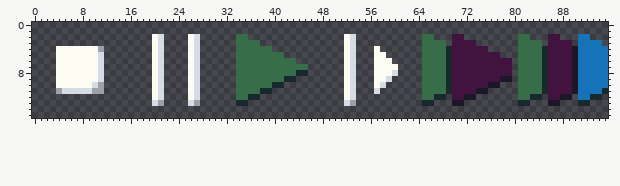
One commit to this pixel-art file: Assets/Art/Icons.aseprite. This is how it looked before the edit.
96x16 pixels, 1 frame.
The result:
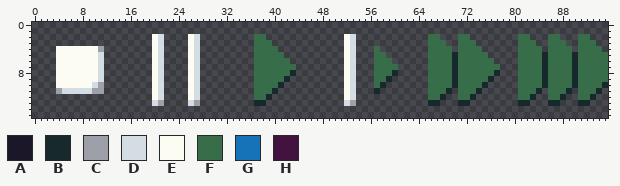
Palette (. is transparent): A #1b1729  B #18292e  C #9da0a8  D #d5dde4  E #fcfcf2  F #376e49  G #1773b8  H #42133f
Log entry: fix: button colors
Diff:
y 2: x 34..35 FF -> ..; x 37..38 .. -> FF; x 65 F -> .; x 67 . -> F; x 70..72 HH. -> .FF; x 86..87 HH -> FF; x 91..92 GG -> FF
y 3: x 34..36 FFF -> ...; x 38..39 .. -> FF; x 65 F -> .; x 70..73 HHHH -> .FFF; x 84 F -> .; x 86..89 HHHH -> FFF.; x 91..94 GGGG -> FFF.
y 4: x 34..36 FFF -> ...; x 40 . -> F; x 57 E -> F; x 65 F -> .; x 69..75 BHHHHHH -> F.FFFF.; x 85..95 BHHHHAGGGGG -> .FFFF.FFFF.
y 5: x 34..36 FFF -> ...; x 57..58 EE -> FF; x 65 F -> .; x 69..77 BHHHHHHHH -> FBFFFFF..; x 86..95 HHHHAGGGGG -> FFFFBFFFFF
y 6: x 34..36 FFF -> ...; x 43 F -> .; x 57..59 EEE -> FFF; x 65 F -> .; x 69..79 BHHHHHHHHHH -> FBFFFFFF...; x 86..95 HHHHAGGGGG -> FFFFBFFFFF
y 7: x 34..36 FFF -> ...; x 44..45 FF -> ..; x 57..60 EEEE -> FFFF; x 65 F -> .; x 69..79 BHHHHHHHHHH -> FBFFFFFFF..; x 86..95 HHHHAGGGGG -> FFFFBFFFFF
y 8: x 34..36 FFF -> ...; x 43..45 FBB -> B..; x 57..60 EEED -> FFFB; x 65 F -> .; x 69..79 BHHHHHHHHHH -> FBFFFFFFB..; x 86..95 HHHHAGGGGG -> FFFFBFFFFF
y 9: x 34..36 FFF -> ...; x 43 B -> .; x 57..59 EED -> FFB; x 65 F -> .; x 69..79 BHHHHHHHHAA -> FBFFFFFB...; x 86..95 HHHHAGGGGG -> FFFFBFFFFF
y 10: x 34..36 FFF -> ...; x 40 B -> F; x 57..58 ED -> FB; x 65 F -> .; x 69..77 BHHHHHHAA -> FBFFFFB..; x 86..95 HHHHAGGGGG -> FFFFBFFFFB
y 11: x 34..36 FFF -> ...; x 38..40 BB. -> FFB; x 57 D -> B; x 65 F -> .; x 70..75 HHHHAA -> .FFFB.; x 84..95 FBHHHHAGGGGB -> B.FFFB.FFFB.
y 12: x 34..39 FFBB.. -> ...FFB; x 65 F -> .; x 67 B -> F; x 70..73 HHAA -> .FFB; x 84 B -> .; x 86..89 HHAA -> FFB.; x 91..92 GG -> FF; x 94 B -> .
y 13: x 34..35 BB -> ..; x 37..38 .. -> BB; x 65 B -> .; x 67 . -> B; x 70..72 AA. -> .BB; x 86..87 AA -> BB
